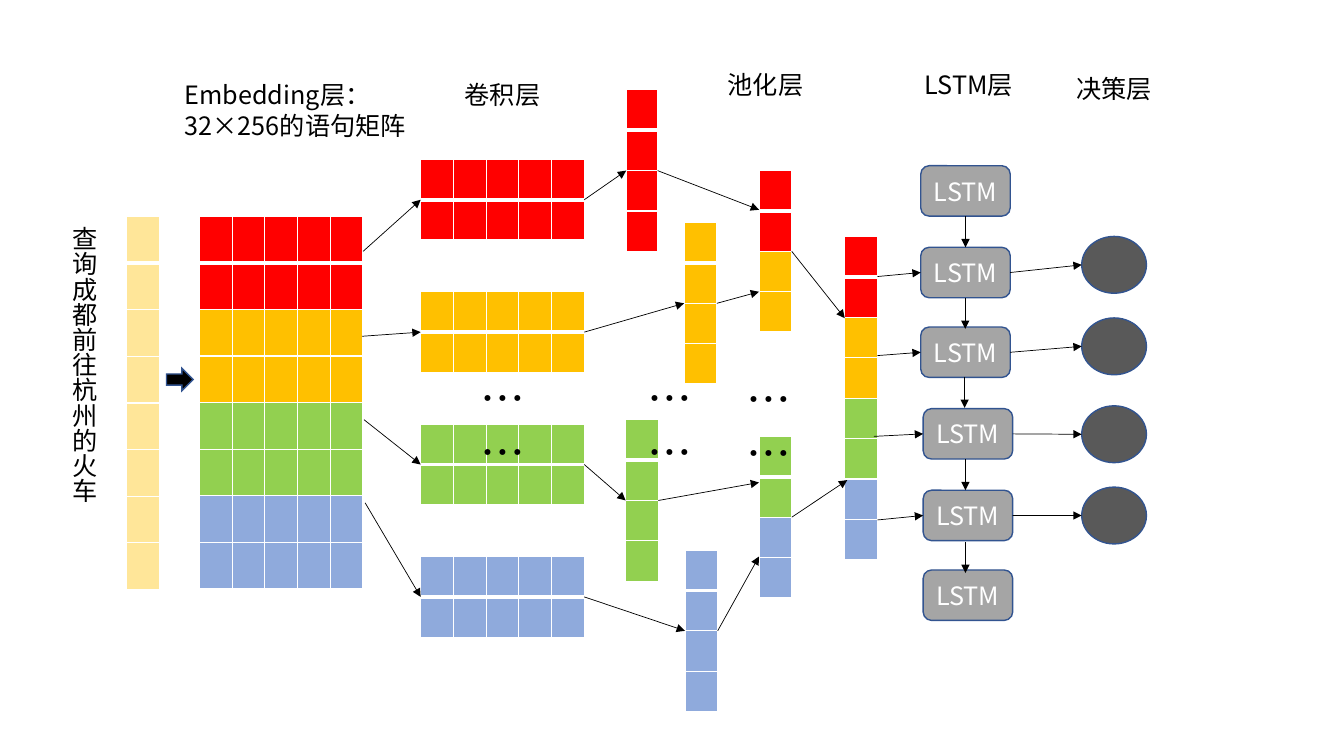
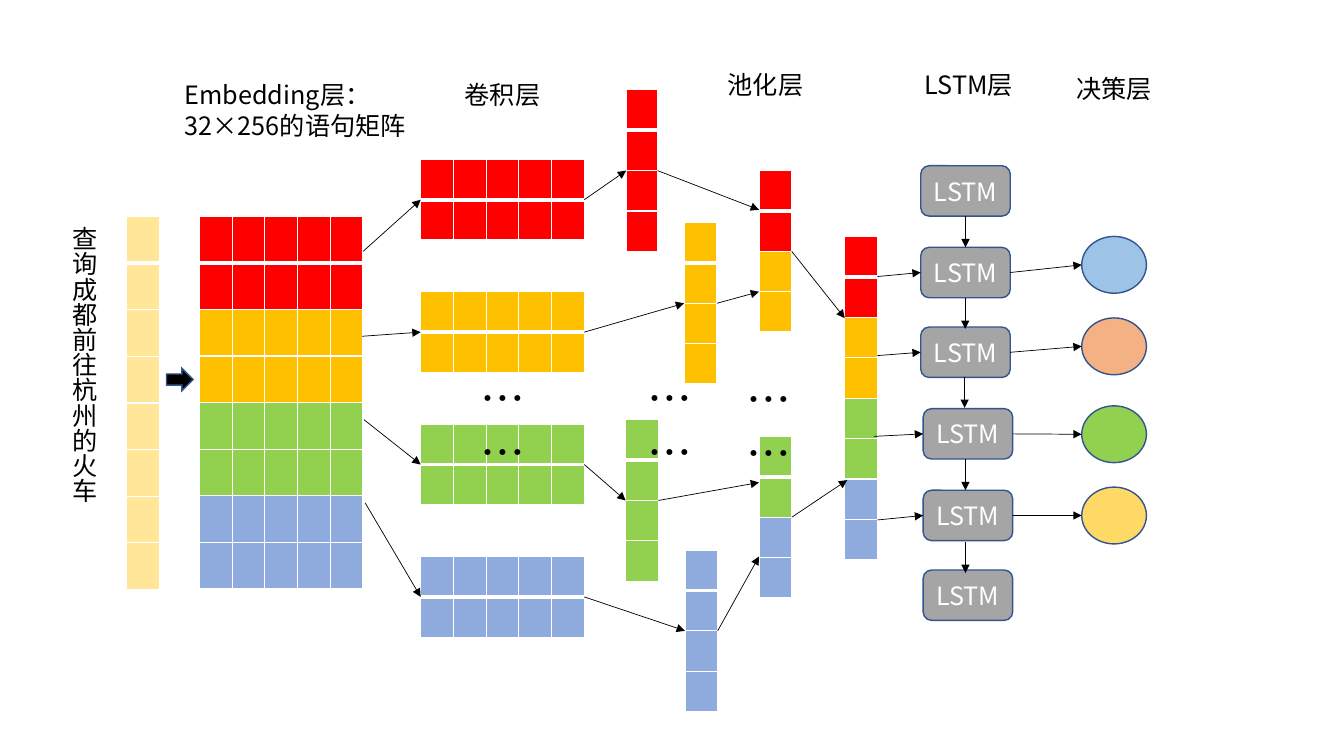
Before and after one commit to weixiao2333/zjuthesis-mphil, a slide deck: slide 2 of 论文图.pptx. Drawn at 1344x756 pixels with LibreOffice and Linux fonts; fonts in the diff are those of the drawing. Boxes give left, top, right and bottom in pixels: in the first picture for what was removed or moved away, otherwise in the second. Text is boxed around its words. In the diff, an @@ line names an element or a change of style, - is before the commit and + after.

```diff
--- a/论文图.pptx
+++ b/论文图.pptx
@@ ellipse at [1082, 237, 1146, 293]: fill #595959 to #9DC3E6 @@
@@ ellipse at [1082, 318, 1146, 374]: fill #595959 to #F4B183 @@
@@ ellipse at [1082, 406, 1146, 463]: fill #595959 to #92D050 @@
@@ ellipse at [1082, 487, 1146, 543]: fill #595959 to #FFD966 @@
```
Also in this commit, not shown: 3 other files.
